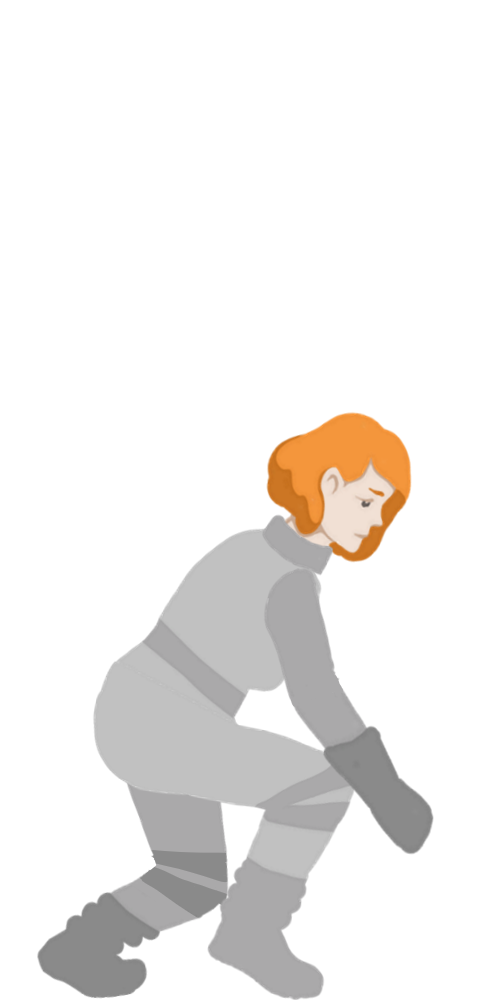
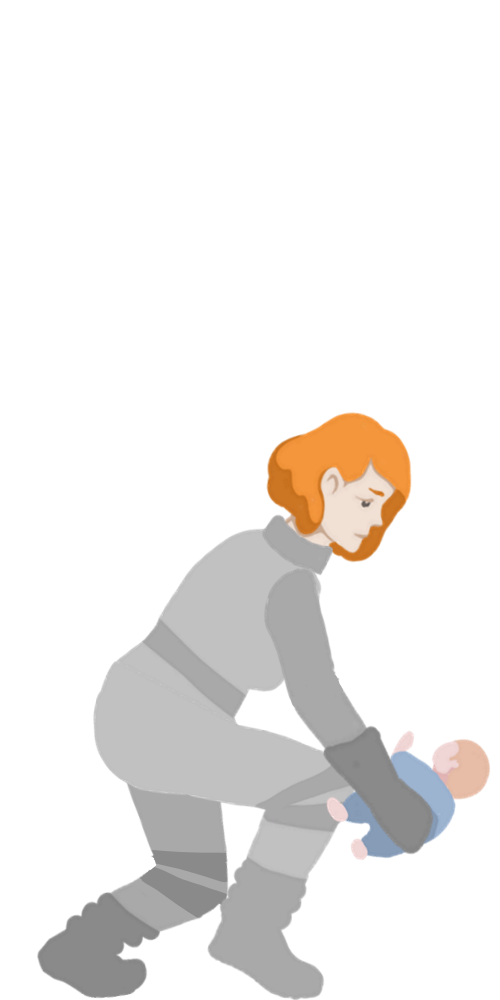
Comparing the layer stacks of the two 500x1000 images. Changes:
added layer "dziecko" (1st of 4, in "kucanie 4") in group "kucanie 4" over left=326, top=730, right=491, bottom=861
